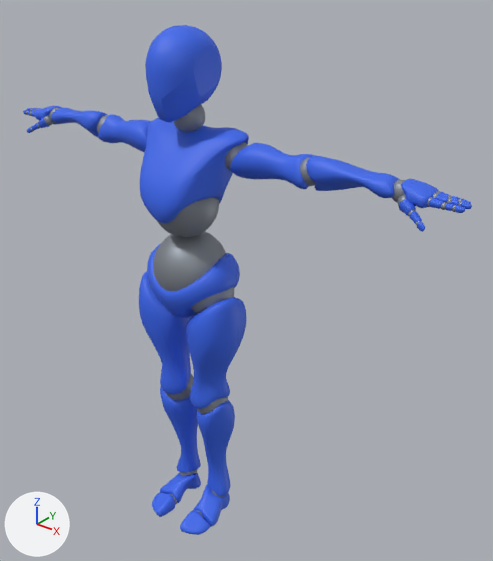
An edit to the FBX model static/character3967ecff-8E949CFF.fbx, drawn before and after from the same camera.
Both versions are drawn from a 50 mm lens placed at (1.461, -1.524, 2.007), pointed at (0.131, 0.139, 0.977). Arrows for +X, +Y and +Z are at lower left; the lights stay in place. Where no turn or scale is listed for an object, it has been applied to the vertices.

Names of what the first picture shows: 'Beta_Joints', 'Beta_Surface'.
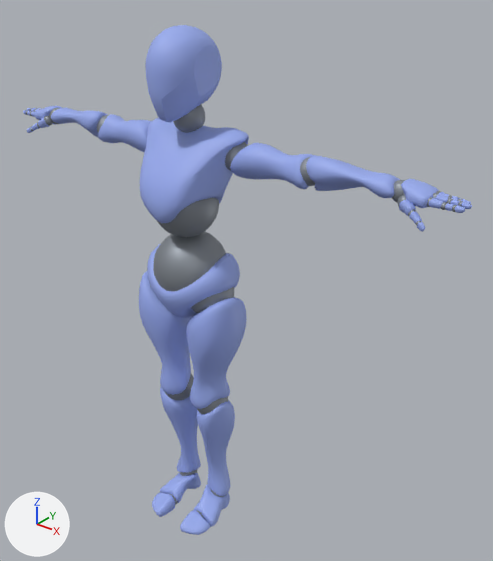
Location of each change, (x1, y1, x2, y2) in pixels of the pictures (493 x 561 px):
'Beta_Surface', recoloured
    both: (23, 25, 472, 535)

The change, as a list of edits to the scene's bpy script:
```text
Change mat_beta_highlimbsgeosg3:
    mat_beta_highlimbsgeosg3.base_color: (0.0403, 0.135, 0.837) -> (0.314, 0.407, 0.855)  # blue #3967ec -> blue #98abee
```
